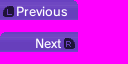
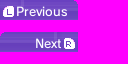
Comparing the layer stacks of the two 128 x 64 images. Changes:
renamed "Pasted Layer #2" to "L", showed it, moved it above "L BG", painted on it over [1,0,78,20]
renamed "Previous" to "L BG", showed it, opacity 100% → 8%, painted on it over [1,0,78,20]
renamed "Pasted Layer" to "L shoulder", moved it above "R", painted on it over [1,0,78,20]
renamed "Pasted Layer #3" to "R", showed it, painted on it over [0,32,77,52]
renamed "Next" to "R BG", showed it, opacity 100% → 8%, moved it above "R shoulder", painted on it over [0,32,77,52]
renamed "Pasted Layer #1" to "R shoulder", painted on it over [0,32,77,52]
